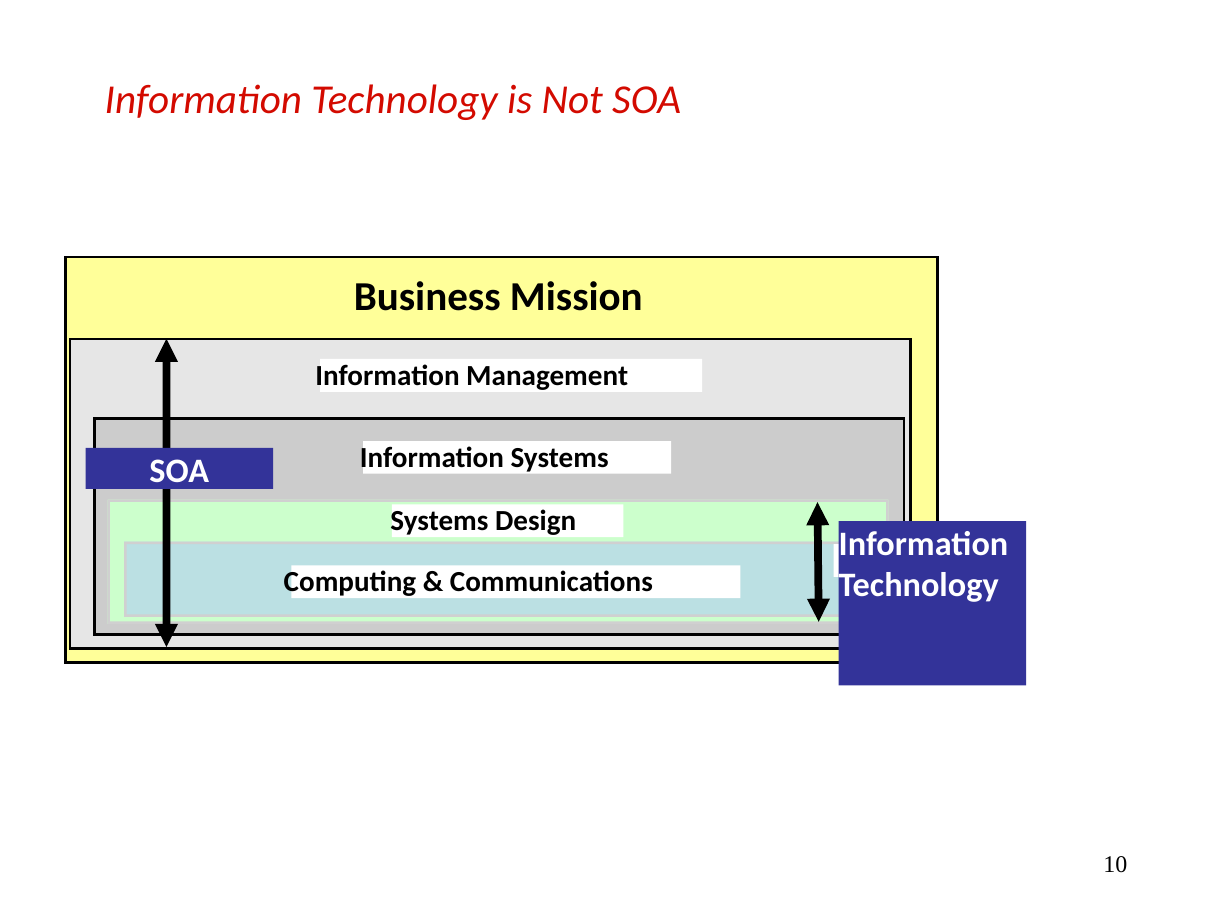
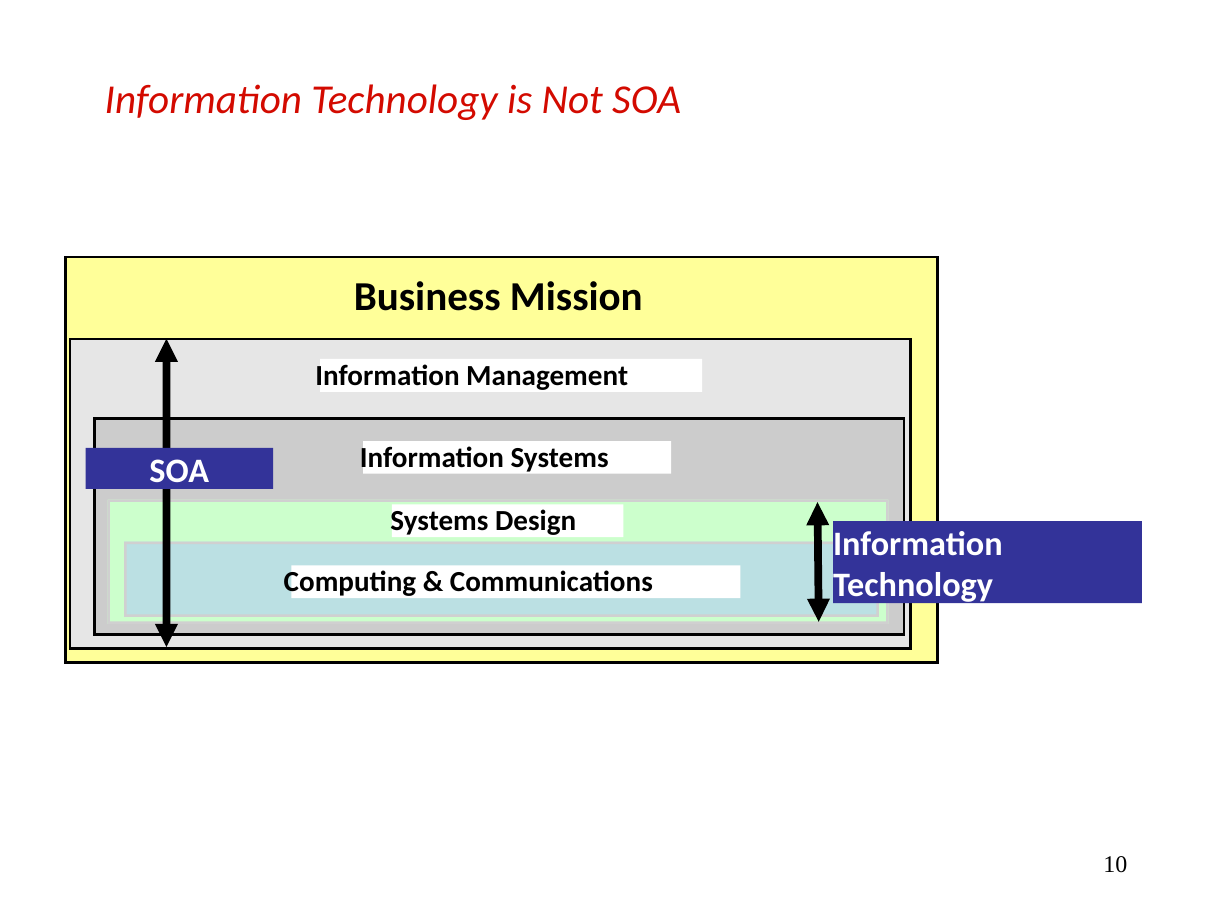
Before and after one commit to thangdinh95/ISDProject, a slide deck: slide 10 of Document/Presentation/web technologies service-oriented architecture.ppt. Drawn at 1232x924 pixels with LibreOffice and Linux fonts; fonts in the diff are those of the drawing; grey boxes stand for pictures. Boxes give left, top, right and bottom in pixels: in the first picture for what was removed or moved away, otherwise in the second. Text is boxed around its words. In the diff, an @@ line names an element or a change of style, - is before the commit and + after.

```diff
--- a/Document/Presentation/web technologies service-oriented architecture.ppt
+++ b/Document/Presentation/web technologies service-oriented architecture.ppt
@@ rectangle "Information": place and size @@
-rectangle "Information" at <box>839,521,1026,685</box>
+rectangle "Information" at <box>833,521,1142,604</box>
```
Also in this commit, not shown: 2 other slides changed, 7 slides removed.
